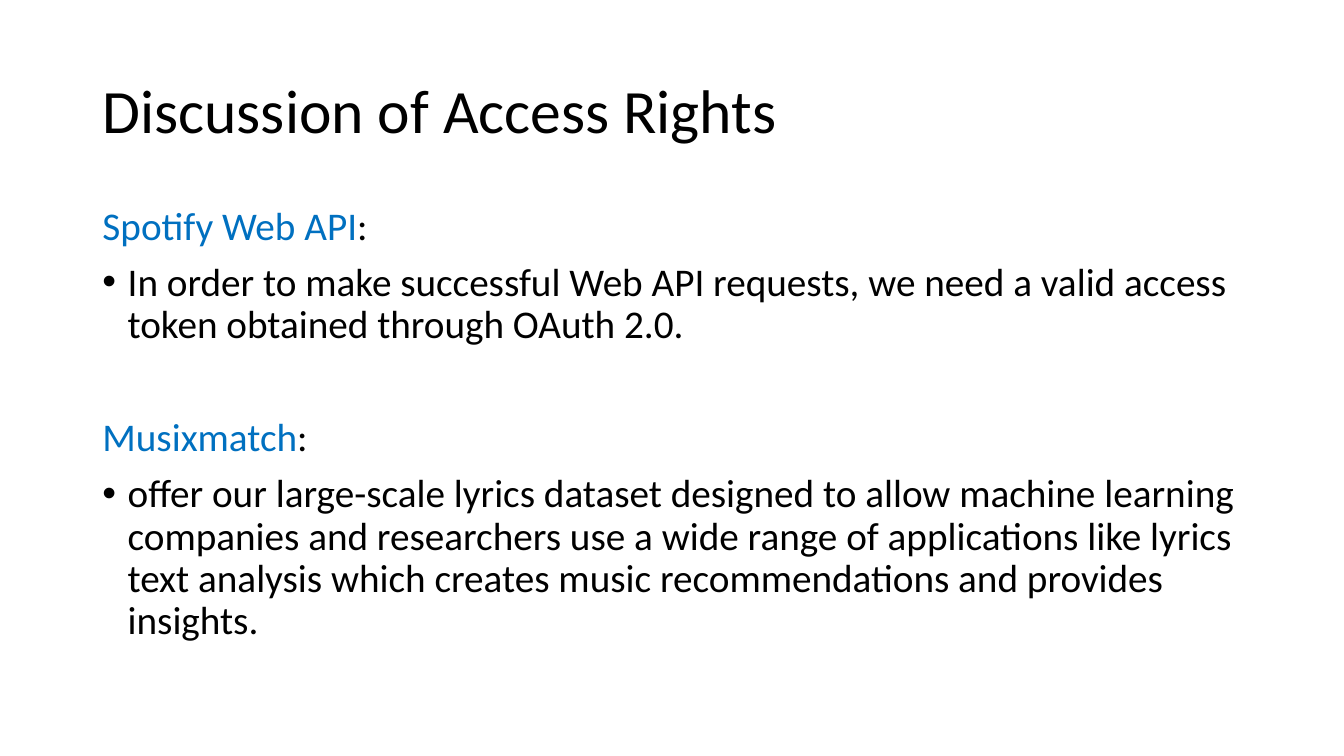
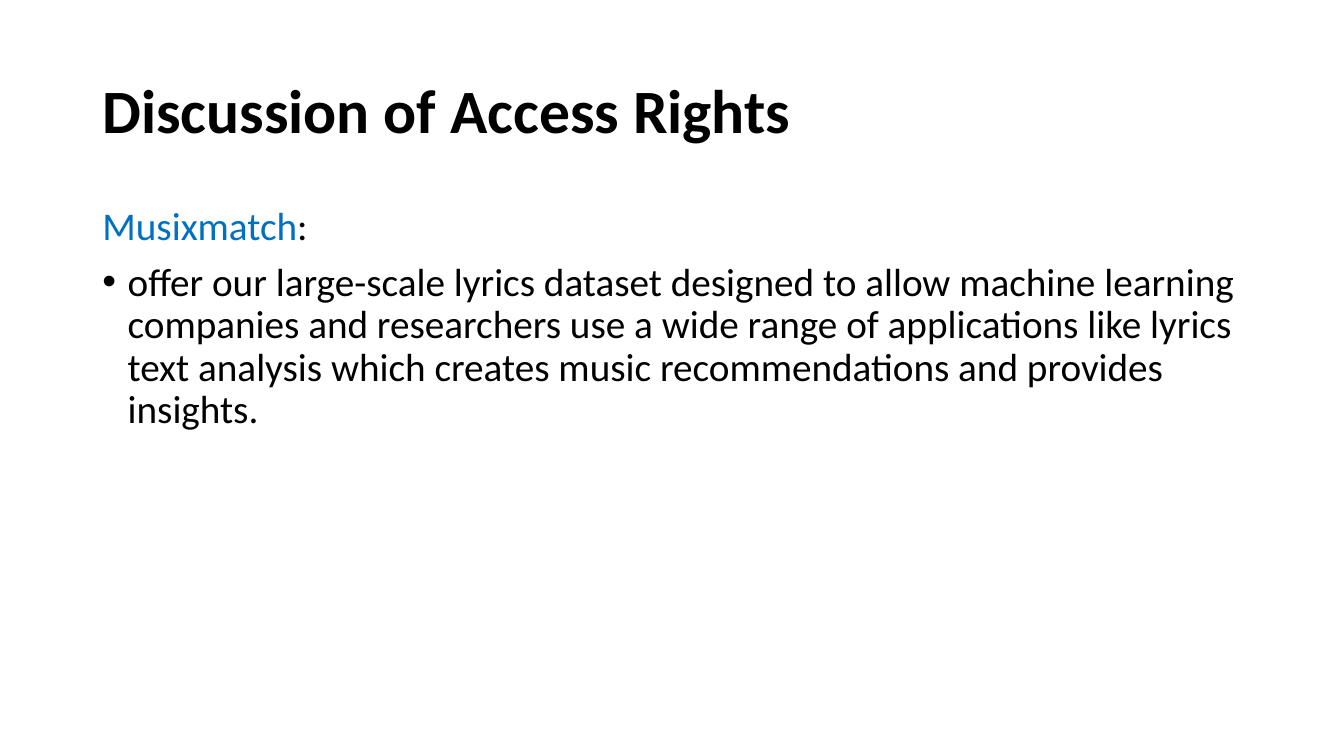
Before and after one commit to TrevorPawlewicz/DSCI-511-Course-Project, a slide deck: slide 9 of Presentation PowerPoint/Project-Presentation-Template.pptx (slide 10 before the commit). Drawn at 1344x756 pixels with LibreOffice and Linux fonts; fonts in the diff are those of the drawing. Boxes give left, top, right and bottom in pixels: in the first picture for what was removed or moved away, otherwise in the second. Text is boxed around its words. In the diff, an @@ line names an element or a change of style, - is before the commit and + after.

```diff
--- a/Presentation PowerPoint/Project-Presentation-Template.pptx
+++ b/Presentation PowerPoint/Project-Presentation-Template.pptx
@@ title "Discussion of Access Rights" at (x1=102, y1=89, x2=790, y2=144): bold on @@
@@ text at (x1=102, y1=212, x2=1226, y2=345): paragraphs removed @@
-Spotify Web API:
-• In order to make successful Web API requests, we need a valid access token obtained through OAuth 2.0.
```
Also in this commit, not shown: 6 other slides changed, 6 slides added, 2 slides removed.
